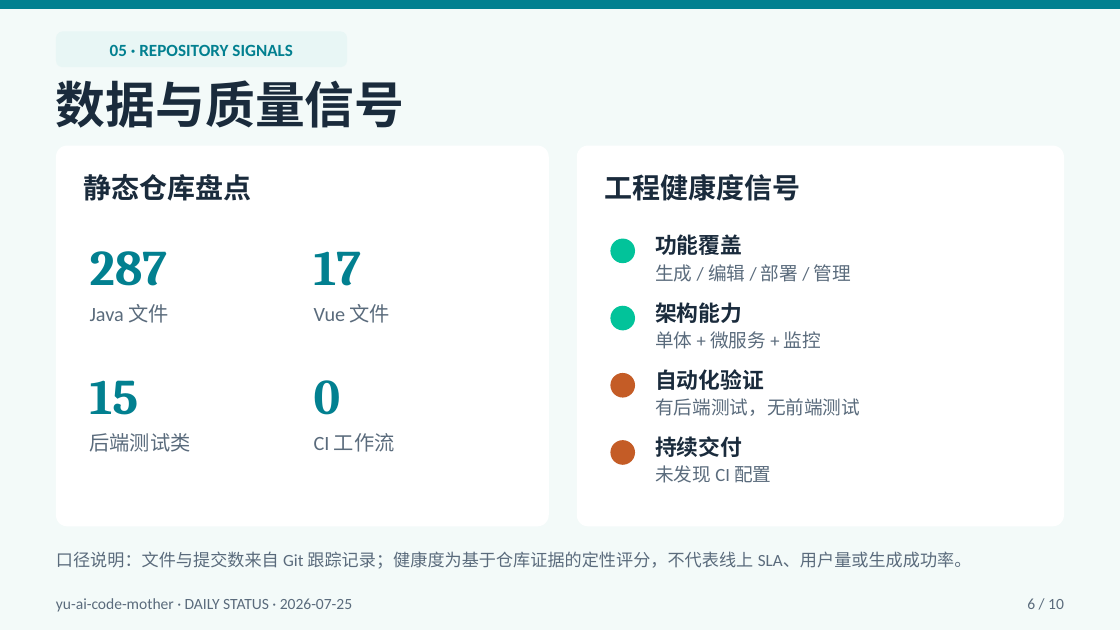
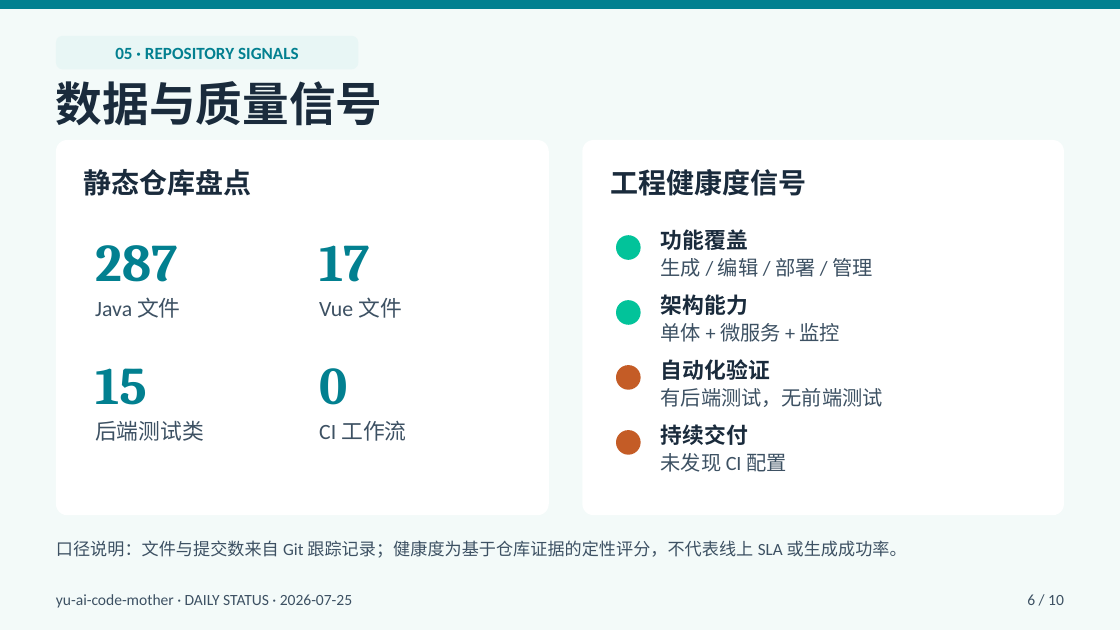
Before and after one commit to liyupi/yu-ai-code-mother, a slide deck: slide 6 of docs/reports/project-status-2026-07-25.pptx. Drawn at 1120x630 pixels with LibreOffice and Linux fonts; fonts in the diff are those of the drawing. Boxes give left, top, right and bottom in pixels: in the first picture for what was removed or moved away, otherwise in the second. Text is boxed around its words. In the diff, an @@ line names an element or a change of style, - is before the commit and + after.

```diff
--- a/docs/reports/project-status-2026-07-25.pptx
+++ b/docs/reports/project-status-2026-07-25.pptx
@@ text "05 · REPOSITORY SIGNALS" moved from (x1=110, y1=44, x2=293, y2=56) to (x1=115, y1=47, x2=299, y2=59) @@
@@ proportions changed in 3 elements at (x1=56, y1=140, x2=549, y2=515), (x1=582, y1=140, x2=1064, y2=515), (x1=56, y1=36, x2=358, y2=69) @@
@@ rounded rectangle resized from (x1=56, y1=31, x2=347, y2=67) to (x1=56, y1=36, x2=358, y2=69) @@
@@ text "数据与质量信号" at (x1=56, y1=81, x2=383, y2=126): size 32 to 30 pt @@
@@ rounded rectangle resized from (x1=56, y1=146, x2=549, y2=526) to (x1=56, y1=140, x2=549, y2=515) @@
@@ rounded rectangle resized from (x1=577, y1=146, x2=1064, y2=526) to (x1=582, y1=140, x2=1064, y2=515) @@
@@ text "静态仓库盘点" moved from (x1=84, y1=174, x2=252, y2=201) to (x1=84, y1=169, x2=252, y2=196) @@
@@ 2 texts, 2 ellipses moved together from (x1=605, y1=174, x2=801, y2=330) to (x1=610, y1=169, x2=806, y2=325) @@
@@ size 32 to 34 pt in 4 elements at (x1=95, y1=245, x2=177, y2=282), (x1=319, y1=245, x2=369, y2=282), (x1=95, y1=368, x2=147, y2=405), (x1=319, y1=368, x2=347, y2=405) @@
@@ size 13 to 14 pt, text colour #5A6B7C to #3D5163 in 4 elements at (x1=95, y1=297, x2=181, y2=318), (x1=319, y1=297, x2=402, y2=318), (x1=95, y1=420, x2=204, y2=441), (x1=319, y1=421, x2=406, y2=441) @@
@@ 10 texts, 2 ellipses moved together from (x1=90, y1=302, x2=860, y2=483) to (x1=95, y1=294, x2=883, y2=472) @@
@@ size 12 to 13 pt, text colour #5A6B7C to #3D5163 in 4 elements at (x1=661, y1=258, x2=872, y2=277), (x1=661, y1=323, x2=840, y2=342), (x1=661, y1=388, x2=883, y2=407), (x1=661, y1=453, x2=786, y2=472) @@
@@ text at (x1=56, y1=540, x2=907, y2=558): text changed; text colour #5A6B7C to #3D5163 @@
-口径说明：文件与提交数来自 Git 跟踪记录；健康度为基于仓库证据的定性评分，不代表线上 SLA、用户量或生成成功率。
+口径说明：文件与提交数来自 Git 跟踪记录；健康度为基于仓库证据的定性评分，不代表线上 SLA 或生成成功率。
@@ text "yu-ai-code-mother · DAILY STATUS · ..." at (x1=56, y1=594, x2=352, y2=608): text colour #5A6B7C to #3D5163 @@
@@ text "6 / 10" at (x1=1027, y1=594, x2=1064, y2=605): text colour #5A6B7C to #3D5163 @@
```
Also in this commit, not shown: 9 other slides changed.
